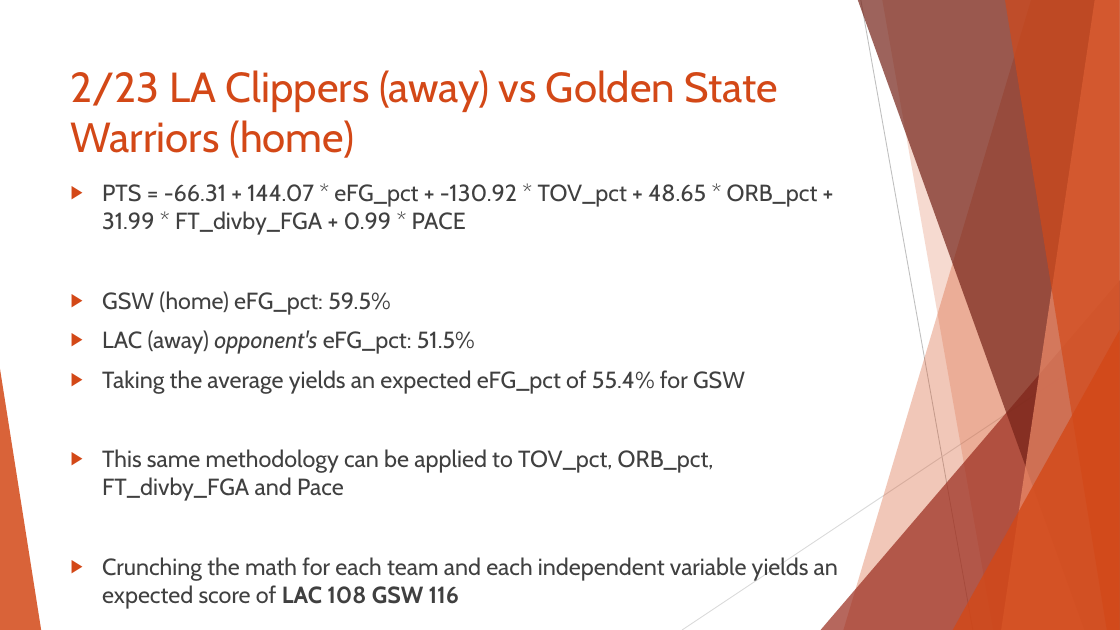
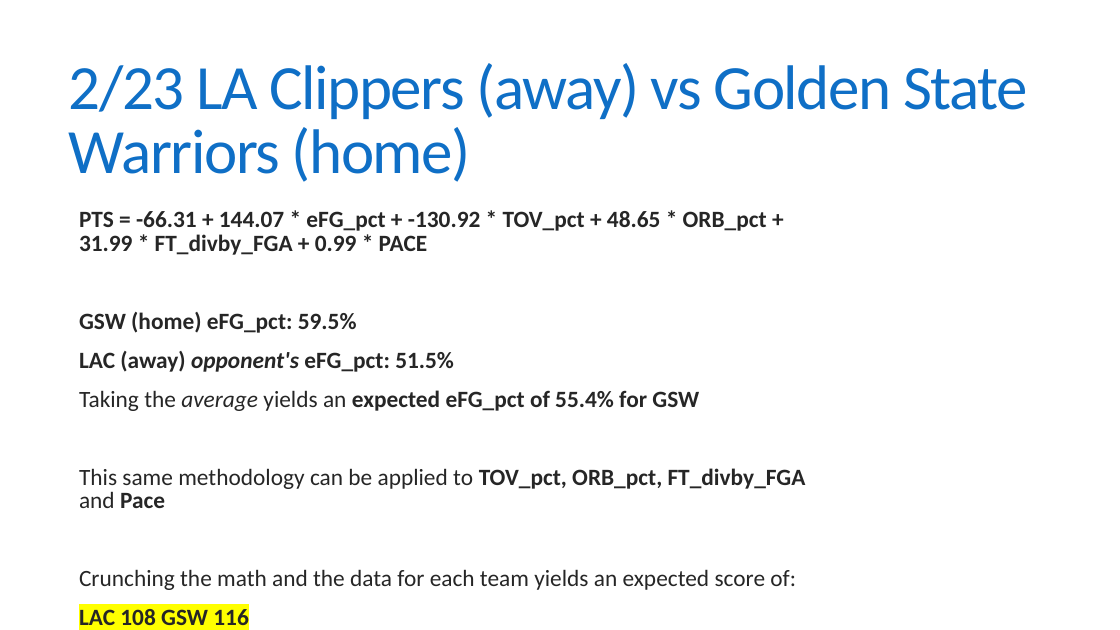
Before and after one commit to dlgoldman/DS-SF-30, a slide deck: slide 10 of final-project/3/Final_Project_3_David_Goldman.pptx. Drawn at 1120x630 pixels with LibreOffice and Linux fonts; fonts in the diff are those of the drawing. Boxes give left, top, right and bottom in pixels: in the first picture for what was removed or moved away, otherwise in the second. Text is boxed around its words. In the diff, an @@ line names an element or a change of style, - is before the commit and + after.

```diff
--- a/final-project/3/Final_Project_3_David_Goldman.pptx
+++ b/final-project/3/Final_Project_3_David_Goldman.pptx
@@ title "2/23 LA Clippers (away) vs ...": place and size @@
-title "2/23 LA Clippers (away) vs ..." at [71,70,778,158]
+title "2/23 LA Clippers (away) vs ..." at [69,63,1028,182]
@@ title "2/23 LA Clippers (away) vs ..." at [69,63,1028,182]: size 36 to 54 pt, font Cabin to Calibri, text colour #D34817 to #0F6FC6, letter spacing 0 to -1.2 pt; line spacing 1 to 0.85; vertical alignment top to middle @@
@@ text "PTS = -66.31 + 144.07 ...": place and size @@
-text "PTS = -66.31 + 144.07 ..." at [102,184,838,609]
+text "PTS = -66.31 + 144.07 ..." at [79,211,806,625]
@@ text at [79,211,806,508]: font Cabin to Calibri, text colour #404040 to #262626 in "PTS = -66.31 + 144.07 * eFG_pct ...", "GSW (home) eFG_pct: 59.5%", "LAC (away) opponent's eFG_pct: 51.5%", "Taking the average yields an expected eFG_pct ..." and 1 more places; bold on in "PTS = -66.31 + 144.07 * eFG_pct ...", "GSW (home) eFG_pct: 59.5%", "LAC (away) opponent's eFG_pct: 51.5%", "expected eFG_pct of 55.4% for GSW" and 1 more places; italic on in "average"; bullet ▶ to  ; line spacing 1 to 0.85; more space between paragraphs @@
@@ group removed at [0,0,1120,630]: 5 freeform shapes, 3 triangles, 2 lines @@
@@ text at [79,569,796,625]: text changed; font Cabin to Calibri; text colour #404040 to #262626 @@
-▶ Crunching the math for each team and each independent variable yields an expected score of LAC 108 GSW 116
+  Crunching the math and the data for each team yields an expected score of:
+  LAC 108 GSW 116
```
Also in this commit, not shown: 10 other slides changed, 2 other files.
